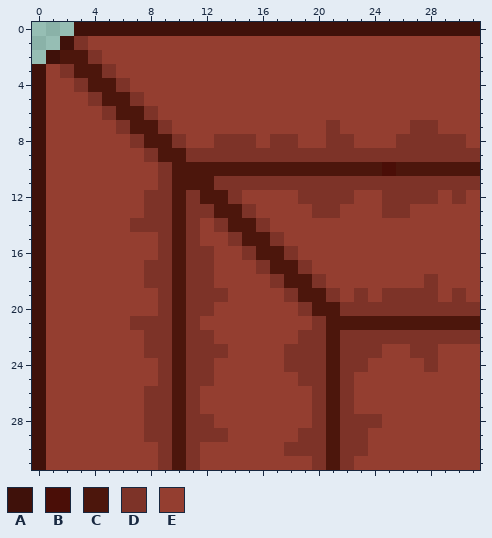
Pixel-art sprite, stored at gfx/MShockXotto+/pngs_tiles_32x32/furniture/f_sofa/f_sofa_1.png. This is how it looked before the edit.
The file is 32x32 pixels. Colours within 5 levels of each other are drawn and written as one.
Palette (. is transparent): A #3f110a  B #4a0e07  C #4c160c  D #7d3328  E #943e30
And afterwards:
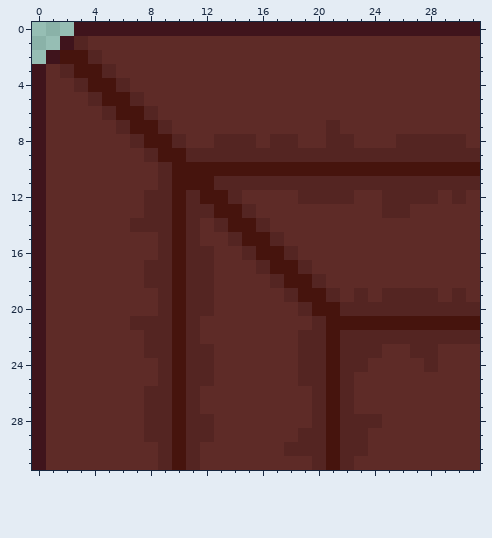
What changed:
@@ palette @@
-A #3f110a
+A #3f141c
-C #4c160c
+C #46140d
-D #7d3328
+D #542522
-E #943e30
+E #5e2b27
@@ x 18..30 @@
  6 EEEEEEEEEEEEE
- 7 EEEDEEEEEDDEE
+ 7 EEEDEEEEEEEEE
  8 DEEDDEEEDDDDD
  9 DDDDDDDDDDDDD
-10 CCCCCCCBCCCCC
+10 CCCCCCCCCCCCC
 11 DDDDDDDDDDDDD
 12 EDDDDEEDDDDED
-13 EEDDEEEDDEEEE
+13 EEEEEEEDDEEEE
 14 EEEEEEEEEEEEE
@@ x 10..30 @@
 17 CDDEEEDCCDEEEEEEEEEEE
-18 CDDEEEEDCCDEEEEEEEDEE
-19 CDDDEEEEDCCDEDEDDDDED
+18 CDDEEEEDCCDEEEEEEEEEE
+19 CDDEEEEEDCCDEDEDDDDED
 20 CDDEEEEEEDCCDDDDDDDDD
 21 CDEEEEEEEEDCCCCCCCCCC
-22 CDDEEEEEEDDCDDDDDDDDD
-23 CDDDEEEEDDDCDDDEEDDEE
-24 CDDEEEEEDDDCDDEEEEDEE
+22 CDEEEEEEEDDCDDDDDDDDD
+23 CDDEEEEEEDDCDDDEEDDEE
+24 CDDEEEEEEDDCDDEEEEDEE
 25 CDDEEEEEEDDCDEEEEEEEE
@@ x 11..15 @@
 28 DDEEE
-29 DDDEE
+29 DDEEE
 30 DEEEE
Pixel boxes of the changes (left, top, right, bottom) in both pictures:
changed: (32, 22, 480, 470)
